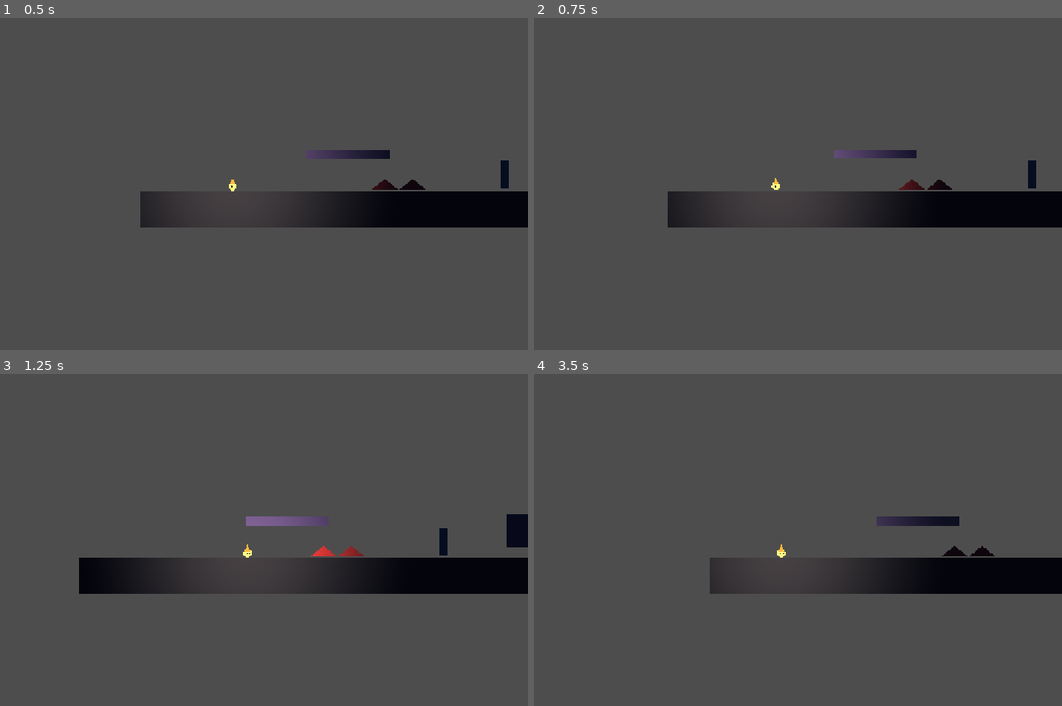
Above: before the commit, frames 1-4 (two rows, left to right).
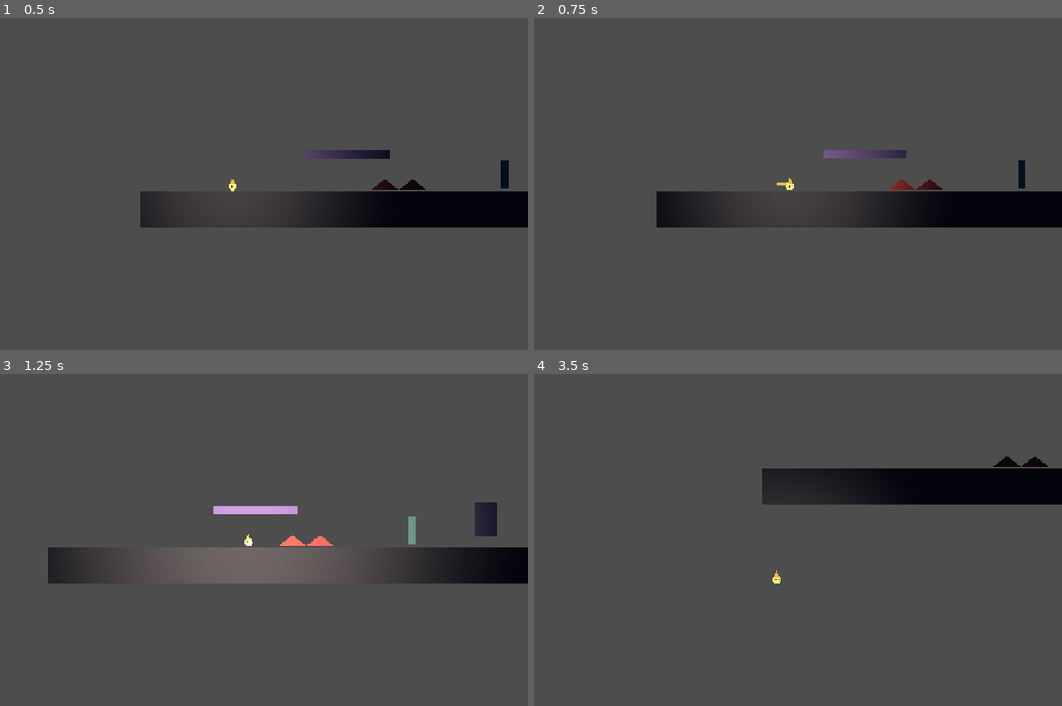
Above: after the commit, the same moments.

Repository: abinraj-vonnue/lumen-the-last-wick
Game: Godot game, scene res://scenes/levels/test_level.tscn
Same seed, same stepped clock (60 frames per second), same inputs: the game is played once before the commit and once after it.
Inputs:
- Up to frame 1 (0.5 s): no input
- Up to frame 2 (0.75 s): tap Enter at 0.5 s; hold D (move_right) from 0.53 s (still down); tap Shift (dash, bound only after the commit) at 0.6 s
- Up to frame 3 (1.25 s): keep holding D (move_right); tap Space (jump) at 0.77 s; tap E (flare, bound only after the commit) at 0.8 s
- Up to frame 4 (3.5 s): tap E (flare, bound only after the commit) at 1.35 s; tap Space (jump) at 1.52, 3.02 s; tap X at 1.55, 2.1 s; release D (move_right) at 2.03 s; hold A (move_left) 2.03-2.78 s; tap F at 2.3, 2.85 s; hold D (move_right) from 2.78 s (still down); tap Shift (dash, bound only after the commit) at 3.05 s

Frame 1 is identical in both runs. In frame 2, 0.9% of the frame differs, in the area x 23-96%, y 39-64%; in frame 3, 12%; in frame 4, 12%, in the area x 33-100%, y 24-67%.

Commit message:
feat: add dash and light flare abilities

Diff:
--- a/scenes/player/wick.tscn
+++ b/scenes/player/wick.tscn
@@ -1,7 +1,8 @@
-[gd_scene format=3 uid="uid://byypxax6d3781"]
+[gd_scene load_steps=5 format=3 uid="uid://byypxax6d3781"]
 
 [ext_resource type="Script" uid="uid://cofh2wdduan3l" path="res://scripts/player.gd" id="1_p4iec"]
 [ext_resource type="Texture2D" uid="uid://citmp0nseeyhs" path="res://assets/wick_light.png" id="2_tfd6i"]
+[ext_resource type="Script" path="res://scripts/wick_light.gd" id="3_wick_light"]
 
 [sub_resource type="CapsuleShape2D" id="CapsuleShape2D_08j7w"]
 radius = 9.0
@@ -18,6 +19,7 @@
 position_smoothing_enabled = true
 
 [node name="WickLight" type="PointLight2D" parent="." unique_id=604801802]
+script = ExtResource("3_wick_light")
 color = Color(1, 0.81960785, 0.5411765, 1)
 energy = 1.28
 texture = ExtResource("2_tfd6i")
--- a/scripts/player.gd
+++ b/scripts/player.gd
@@ -2,6 +2,7 @@
 
 signal died(player: CharacterBody2D)
 signal respawned(player: CharacterBody2D)
+signal flare_started(origin: Vector2)
 
 # Temporary movement prototype.
 # The placeholder appearance will be replaced with illustrated art later.
@@ -18,9 +19,25 @@
 @export var coyote_time: float = 0.10
 @export var jump_buffer_time: float = 0.12
 
+@export_group("Dash")
+@export var dash_speed: float = 620.0
+@export var dash_duration: float = 0.18
+@export var dash_cooldown: float = 0.45
+
+@export_group("Flare")
+@export var flare_duration: float = 0.55
+@export var flare_cooldown: float = 2.5
+
 var _coyote_timer: float = 0.0
 var _jump_buffer_timer: float = 0.0
 var _facing: float = 1.0
+var _dash_direction: Vector2 = Vector2.RIGHT
+var _dash_timer: float = 0.0
+var _dash_cooldown_timer: float = 0.0
+var _flare_timer: float = 0.0
+var _flare_cooldown_timer: float = 0.0
+var _dash_available: bool = true
+var _is_dashing: bool = false
 var _is_dying: bool = false
 var _is_complete: bool = false
 var _respawn_position: Vector2
@@ -49,6 +66,24 @@
 	if _is_dying or _is_complete:
 		return
 	_respawn_protection_timer = maxf(_respawn_protection_timer - delta, 0.0)
+	_dash_cooldown_timer = maxf(_dash_cooldown_timer - delta, 0.0)
+	_flare_cooldown_timer = maxf(_flare_cooldown_timer - delta, 0.0)
+	if _flare_timer > 0.0:
+		_flare_timer = maxf(_flare_timer - delta, 0.0)
+		if _flare_timer == 0.0:
+			_set_light_flare(false)
+	if is_on_floor() and not _is_dashing:
+		_dash_available = true
+
+	if Input.is_action_just_pressed("flare"):
+		_try_flare()
+	if Input.is_action_just_pressed("dash"):
+		_try_dash()
+	if _is_dashing:
+		_process_dash(delta)
+		queue_redraw()
+		return
+
 	_update_jump_timers(delta)
 
 	var input_x := Input.get_axis("move_left", "move_right")
@@ -101,6 +136,10 @@
 	_add_key_action("move_left", [KEY_A, KEY_LEFT])
 	_add_key_action("move_right", [KEY_D, KEY_RIGHT])
 	_add_key_action("jump", [KEY_SPACE, KEY_W, KEY_UP])
+	_add_key_action("move_up", [KEY_W, KEY_UP])
+	_add_key_action("move_down", [KEY_S, KEY_DOWN])
+	_add_key_action("dash", [KEY_SHIFT, KEY_X])
+	_add_key_action("flare", [KEY_E, KEY_F])
 	_add_key_action("restart", [KEY_R])
 
 
@@ -118,10 +157,88 @@
 	_respawn_position = position
 
 
+func _try_dash() -> void:
+	if not _dash_available or _dash_cooldown_timer > 0.0 or _is_dashing:
+		return
+	var direction := Input.get_vector("move_left", "move_right", "move_up", "move_down")
+	if direction.is_zero_approx():
+		direction = Vector2(_facing, 0.0)
+	_dash_direction = direction.normalized()
+	_dash_available = false
+	_dash_cooldown_timer = dash_cooldown
+	_dash_timer = dash_duration
+	_is_dashing = true
+	velocity = _dash_direction * dash_speed
+
+
+func _process_dash(delta: float) -> void:
+	_dash_timer -= delta
+	velocity = _dash_direction * dash_speed
+	move_and_slide()
+	var hit_wall := is_on_wall() or is_on_ceiling()
+	var hit_floor := _dash_direction.y > 0.2 and is_on_floor()
+	if hit_wall or hit_floor or _dash_timer <= 0.0:
+		_end_dash(hit_wall or hit_floor)
+
+
+func _end_dash(collided: bool) -> void:
+	_is_dashing = false
+	_dash_timer = 0.0
+	if collided:
+		velocity = Vector2.ZERO
+	else:
+		velocity = _dash_direction * move_speed * 0.65
+	queue_redraw()
+
+
+func _try_flare() -> void:
+	if _flare_cooldown_timer > 0.0 or _flare_timer > 0.0:
+		return
+	_flare_timer = flare_duration
+	_flare_cooldown_timer = flare_cooldown
+	_set_light_flare(true)
+	var light := get_node_or_null("WickLight") as Node2D
+	flare_started.emit(light.global_position if light != null else global_position)
+
+
+func _set_light_flare(active: bool) -> void:
+	var light := get_node_or_null("WickLight")
+	if light != null and light.has_method("set_flare_active"):
+		light.call("set_flare_active", active)
+
+
+func is_dashing() -> bool:
+	return _is_dashing
+
+
+func can_dash() -> bool:
+	return _dash_available and _dash_cooldown_timer <= 0.0 and not _is_dying and not _is_complete
+
+
+func is_flare_active() -> bool:
+	return _flare_timer > 0.0
+
+
+func refill_dash() -> void:
+	_dash_available = true
+	_dash_cooldown_timer = 0.0
+
+
+func _reset_abilities() -> void:
+	_is_dashing = false
+	_dash_timer = 0.0
+	_dash_cooldown_timer = 0.0
+	_dash_available = true
+	_flare_timer = 0.0
+	_flare_cooldown_timer = 0.0
+	_set_light_flare(false)
+
+
 func request_death() -> void:
 	if _is_dying or _is_complete or _respawn_protection_timer > 0.0:
 		return
 	_is_dying = true
+	_reset_abilities()
 	velocity = Vector2.ZERO
 	collision_layer = 0
 	collision_mask = 0
@@ -135,6 +252,7 @@
 	await get_tree().create_timer(0.35).timeout
 	global_position = _respawn_position
 	velocity = Vector2.ZERO
+	_reset_abilities()
 	_respawn_protection_timer = 0.25
 	collision_layer = _saved_collision_layer
 	collision_mask = _saved_collision_mask
@@ -156,6 +274,14 @@
 
 # Temporary placeholder character; not the final art.
 func _draw() -> void:
+	if _is_dashing:
+		draw_line(
+			-_dash_direction * 28.0,
+			-_dash_direction * 8.0,
+			Color(1.0, 0.82, 0.5, 0.75),
+			4.0,
+			true
+		)
 	draw_circle(Vector2(0, 5), 9.0, Color(1.0, 0.88, 0.62))
 
 	draw_colored_polygon(
--- /dev/null
+++ b/scripts/wick_light.gd
@@ -0,0 +1,25 @@
+extends PointLight2D
+
+@export var flare_range_bonus: float = 180.0
+@export var flare_scale_multiplier: float = 1.65
+@export var flare_energy_multiplier: float = 1.65
+
+var _base_scale: float
+var _base_energy: float
+var _flare_active: bool = false
+
+
+func _ready() -> void:
+	_base_scale = texture_scale
+	_base_energy = energy
+
+
+func set_flare_active(active: bool) -> void:
+	_flare_active = active
+	var multiplier := flare_scale_multiplier if active else 1.0
+	texture_scale = _base_scale * multiplier
+	energy = _base_energy * (flare_energy_multiplier if active else 1.0)
+
+
+func get_platform_range_bonus() -> float:
+	return flare_range_bonus if _flare_active else 0.0
